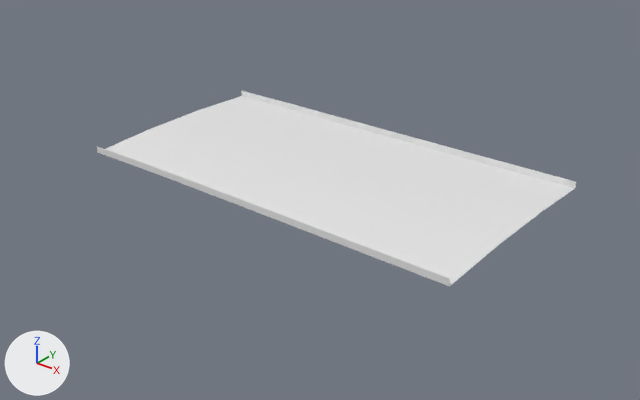
The glTF model public/assets/gen4/models/track-42.glb, before and after one commit.
The view is the same before and after, from a 50 mm camera at (231.6, -289.9, 52.1) aimed at (159.7, -200.0, -3.7). Arrows for +X, +Y and +Z are at lower left; the lights stay in place. The first picture is the older version. Vertices at exactly the same position are counted once.

Script lines for the objects in view, before the commit:
```python
me_track_42 = bpy.data.meshes.new('track-42')
me_track_42.from_pydata(...)  # 819 vertices, 1488 faces; spans x 127.6..189.9, y -214.6..-181.6, z 0.2..1.3
ob_track_42 = bpy.data.objects.new('track-42', me_track_42)
ob_track_42.location = (0.0, 0.0, 0.0)
```
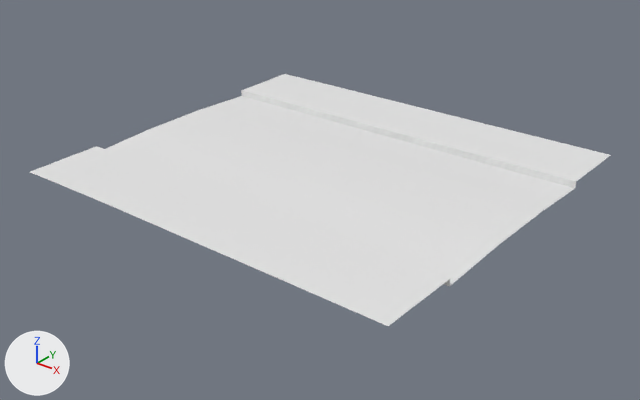
Diff of the bpy script that builds the scene:
```diff
--- a/public/assets/gen4/models/track-42.glb.py
+++ b/public/assets/gen4/models/track-42.glb.py
@@ me_track_42 @@
 # used by ob_track_42; location = (0.0, 0.0, 0.0)
-me_track_42.from_pydata(...)  # 819 vertices, 1488 faces; spans x 127.6..189.9, y -214.6..-181.6, z 0.2..1.3
+me_track_42.from_pydata(...)  # 945 vertices, 1736 faces; spans x 127.3..189.9, y -226.6..-169.6, z 0.2..1.3
+# me_track_42 part 1
+# 3 vertices are added at (181.9, -226.6, 1.3), (129.5, -226.3, 1.2), (128.5, -226.4, 1.2)
+# 35 new vertices lie (-0.1, -12.0, 0.0) away from vertices in x 144.9..178.9, y -214.5..-214.2, z 1.2..1.3
+# 15 new vertices lie (1.0, -12.0, 0.0) away from vertices in x 137.1..188.9, y -214.6..-214.2, z 1.2..1.3
+# 5 new vertices lie (0.1, -12.0, 0.0) away from vertices in x 133.2..140.0, y -214.3..-214.2, z 1.2
+# 5 new vertices lie (0.2, -12.0, 0.0) away from vertices in x 130.2..135.1, y -214.3, z 1.2
+# 124 new faces join them
+# me_track_42 part 2
+# 2 vertices are added at (128.3, -170.0, 1.2), (127.3, -170.0, 1.2)
+# 40 new vertices lie (0.0, 12.0, 0.0) away from vertices in x 139.8..189.9, y -181.8..-181.6, z 1.2..1.3
+# 10 new vertices lie (0.1, 12.0, 0.0) away from vertices in x 144.9..187.9, y -181.8..-181.6, z 1.2..1.3
+# 6 new vertices lie (-0.2, 12.0, 0.0) away from vertices in x 129.6..134.7, y -181.9, z 1.2
+# 5 new vertices lie (-0.1, 12.0, 0.0) away from vertices in x 135.7..141.9, y -181.8, z 1.2
+# 124 new faces join them
```

Where the change shows, as pixel boxes (x1, y1, x2, y2) in the pictures (640 x 400 px):
'track-42', reshaped (21% wider, 29% taller)
    before: (96, 91, 576, 286)
    after: (30, 74, 610, 326)
part 1 of me_track_42, added
    after: (30, 146, 449, 326)
part 2 of me_track_42, added
    after: (241, 74, 610, 182)
